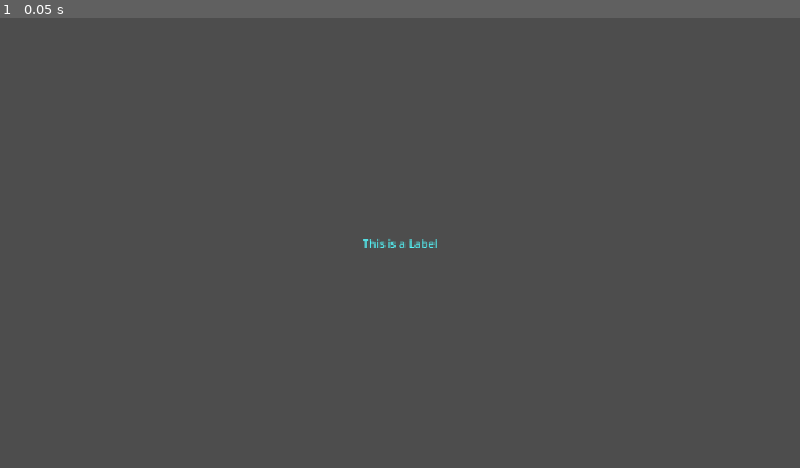
Above: before the commit, frame 1.
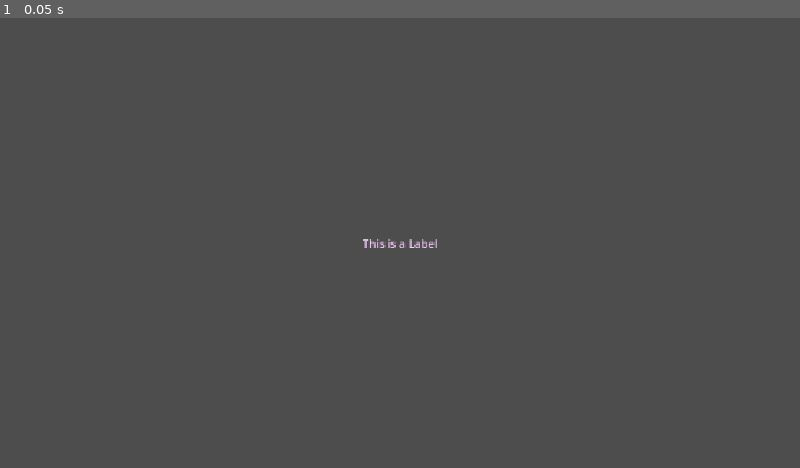
Above: after the commit, the same moment.

Repository: Devahedron/RADS
Game: Godot game, scene res://main.tscn
Same seed, same stepped clock (60 frames per second), same inputs: the game is played once before the commit and once after it.
Inputs:
- Up to frame 1 (0.05 s): no input

The runs differ from the first frame. In frame 1, less than 0.1% of the frame differs, in the area x 45-55%, y 49-52%.

Commit message:
added directory Scripts, Scenes

Diff:
--- a/main.tscn
+++ b/main.tscn
@@ -3,7 +3,7 @@
 [node name="Node" type="Node" unique_id=897390478]
 
 [node name="Label" type="Label" parent="." unique_id=2111595438]
-modulate = Color(0.32825187, 0.9842356, 0.99999994, 1)
+modulate = Color(0.9820824, 0.8099972, 1, 1)
 anchors_preset = 8
 anchor_left = 0.5
 anchor_top = 0.5
Renamed: main.gd -> Scripts/main.gd
Renamed: main.gd.uid -> Scripts/main.gd.uid
